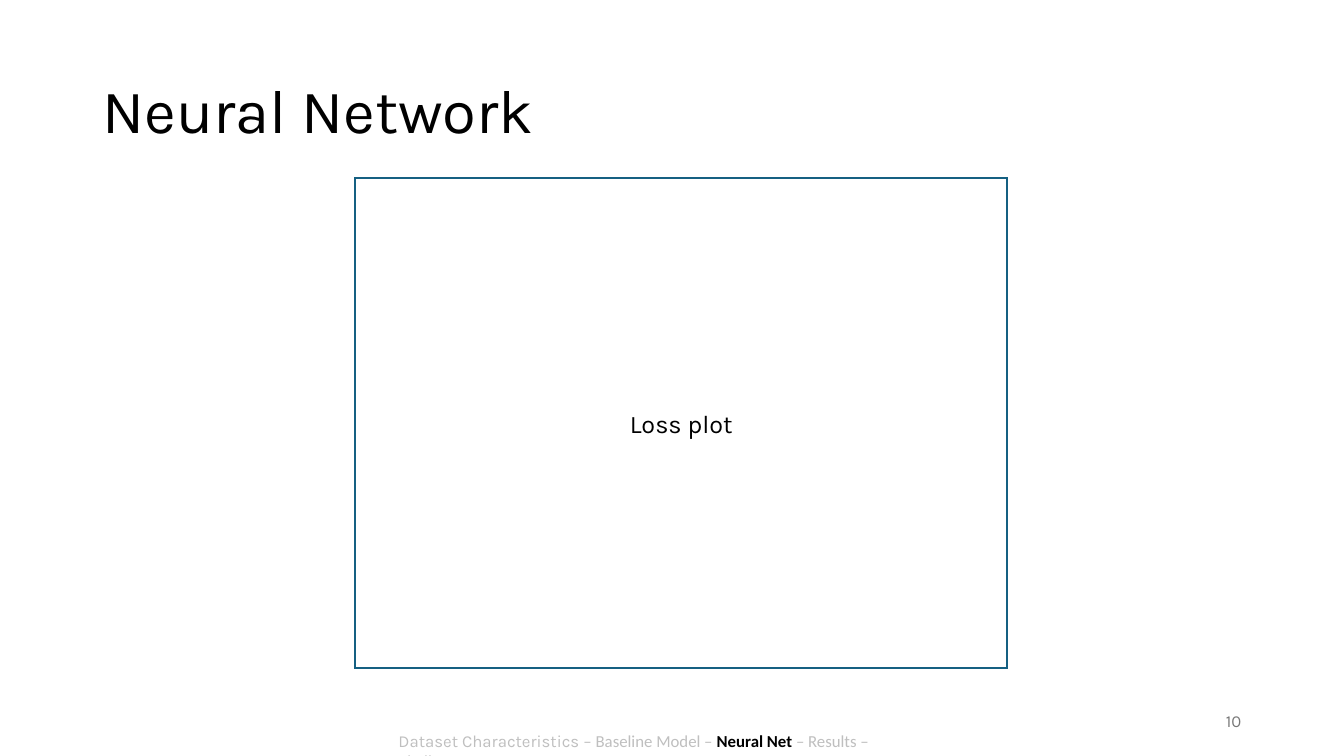
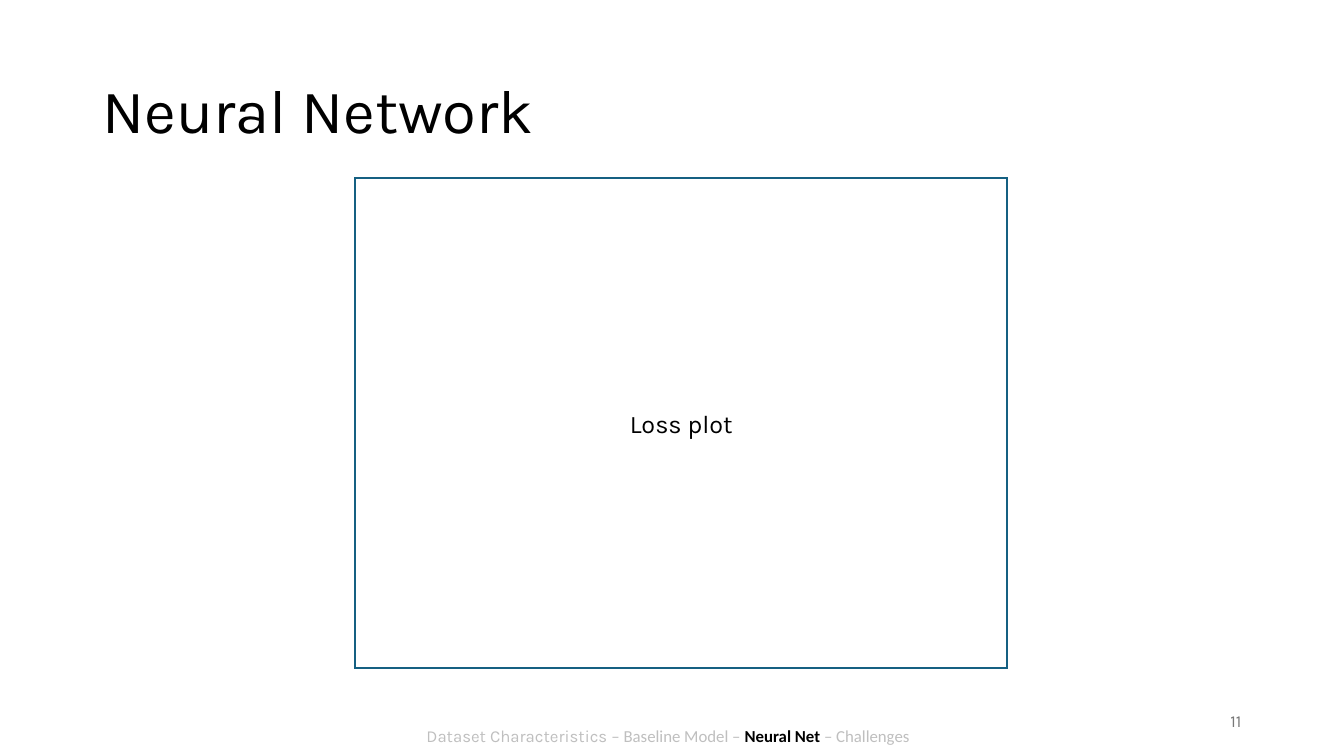
Before and after one commit to antonroefer/bakery-sales-prediction-group-3, a slide deck: slide 11 of 4_Presentation/Group 3.pptx (slide 10 before the commit). Drawn at 1344x756 pixels with LibreOffice and Linux fonts; fonts in the diff are those of the drawing. Boxes give left, top, right and bottom in pixels: in the first picture for what was removed or moved away, otherwise in the second. Text is boxed around its words. In the diff, an @@ line names an element or a change of style, - is before the commit and + after.

```diff
--- a/4_Presentation/Group 3.pptx
+++ b/4_Presentation/Group 3.pptx
@@ page number at (x1=1230, y1=716, x2=1241, y2=727): text changed @@
-10
+11
@@ text at (x1=426, y1=730, x2=909, y2=745): text changed @@
-Dataset Characteristics – Baseline Model – Neural Net – Results – Challenges
+Dataset Characteristics – Baseline Model – Neural Net – Challenges
```
Also in this commit, not shown: 9 other slides changed, 2 slides added.
